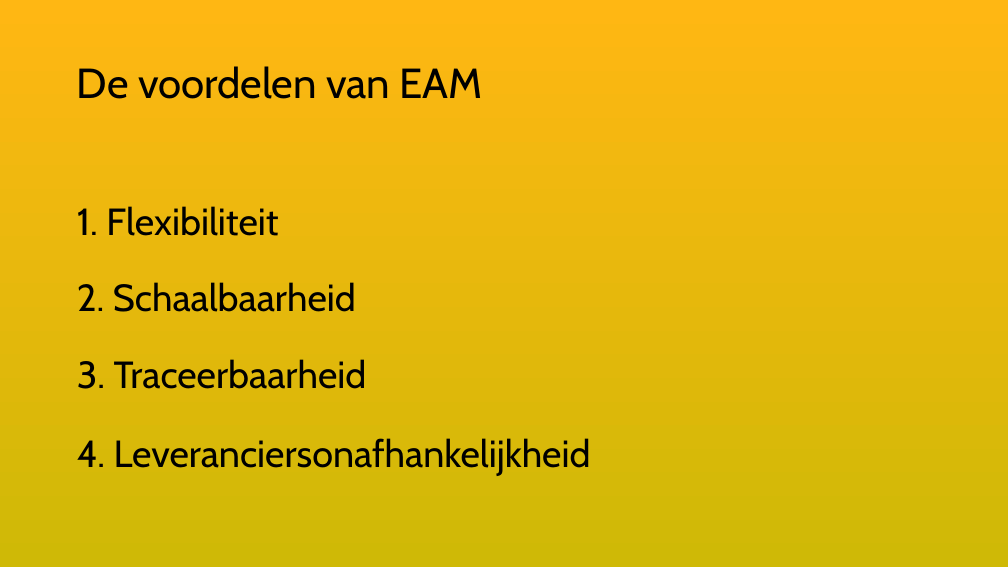
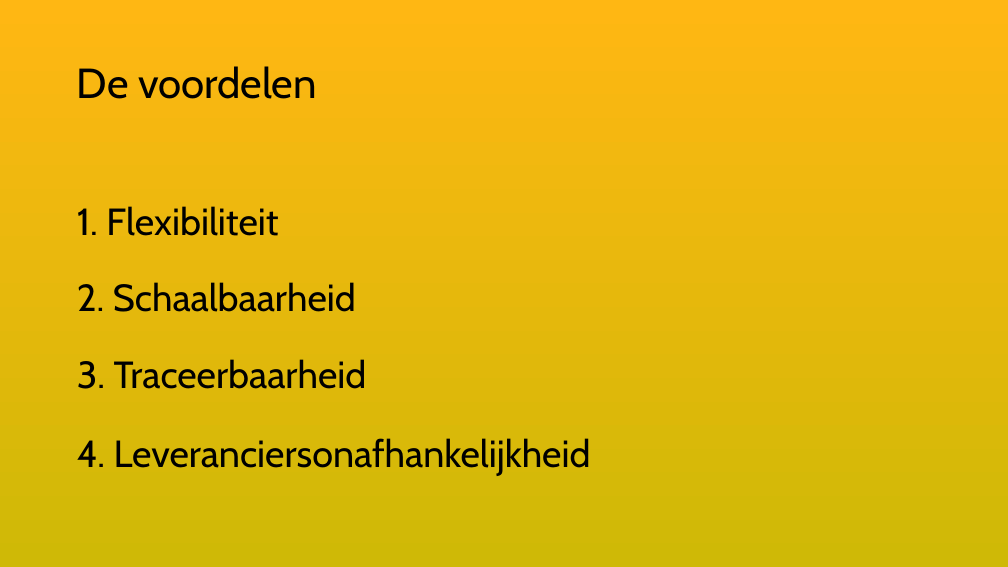
Before and after one commit to VNG-Realisatie/ftv, a slide deck: slide 9 of static/documents/20261118-keten-privacy-officers-JenV.pptx (slide 8 before the commit). Drawn at 1008x567 pixels with LibreOffice and Linux fonts; fonts in the diff are those of the drawing. Boxes give left, top, right and bottom in pixels: in the first picture for what was removed or moved away, otherwise in the second. Text is boxed around its words. In the diff, an @@ line names an element or a change of style, - is before the commit and + after.

```diff
--- a/static/documents/20261118-keten-privacy-officers-JenV.pptx
+++ b/static/documents/20261118-keten-privacy-officers-JenV.pptx
@@ title at (x1=77, y1=66, x2=317, y2=99): text changed @@
-De voordelen van EAM
+De voordelen
```
Also in this commit, not shown: 4 other slides changed, 2 slides added, 1 slide removed.
